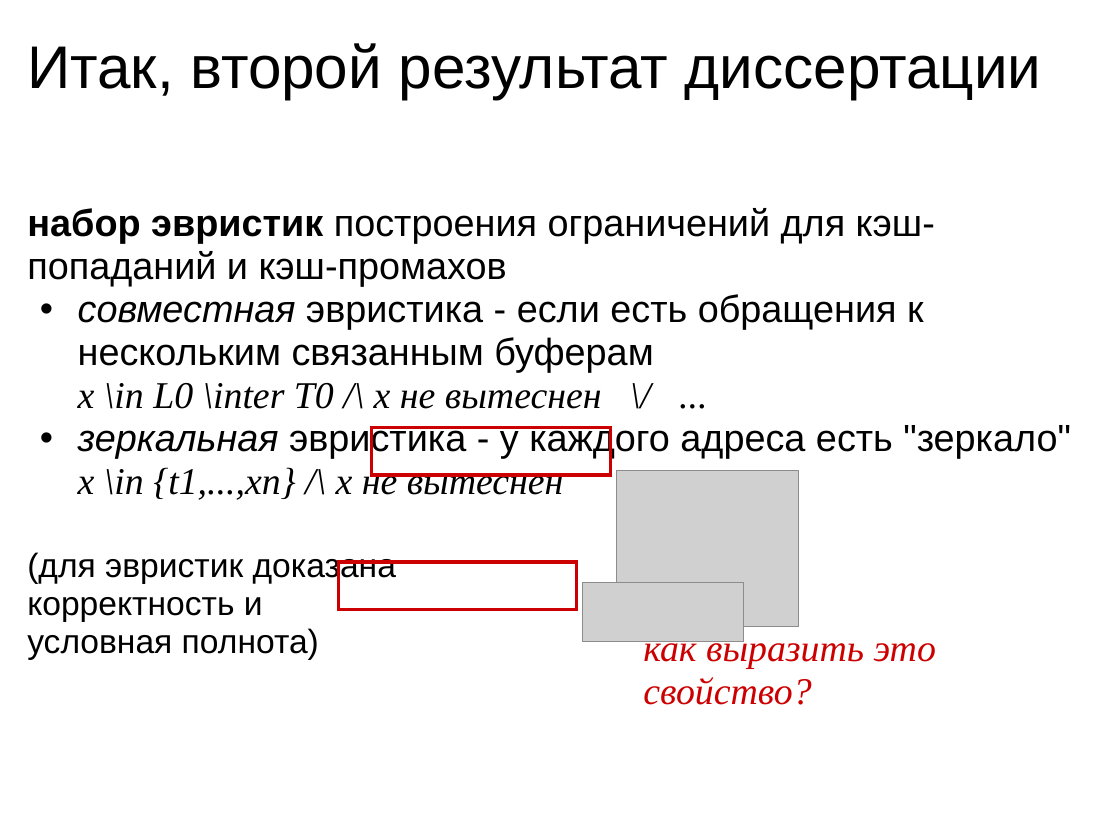
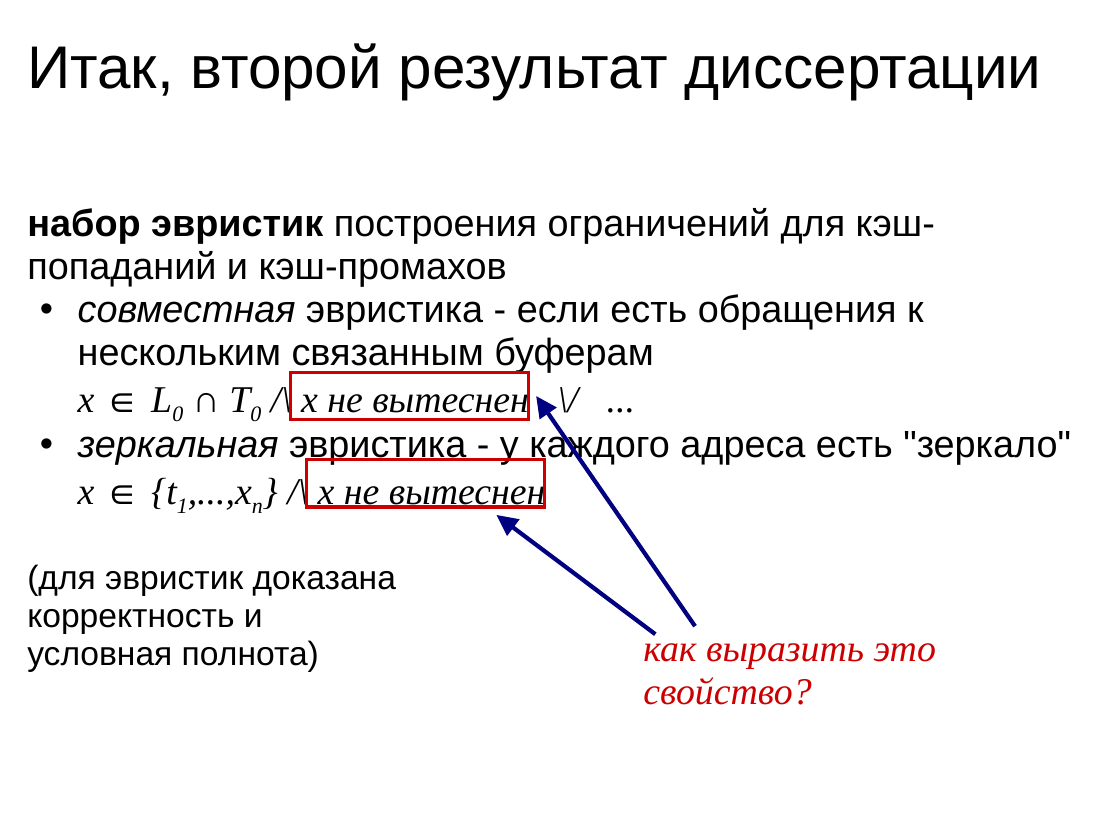
Before and after one commit to kornevgen/tesla-project, a slide deck: slide 19 of papers/THESIS/talks/ivan2010/ivan2010.ppt. Drawn at 1120x840 pixels with LibreOffice and Linux fonts; fonts in the diff are those of the drawing; grey boxes stand for pictures. Boxes give left, top, right and bottom in pixels: in the first picture for what was removed or moved away, otherwise in the second. Text is boxed around its words. In the diff, an @@ line names an element or a change of style, - is before the commit and + after.

```diff
--- a/papers/THESIS/talks/ivan2010/ivan2010.ppt
+++ b/papers/THESIS/talks/ivan2010/ivan2010.ppt
@@ text at <box>78,294,1071,509</box>: text changed @@
-  • совместная эвристика - если есть обращения к нескольким связанным буферам
-    x \in L0 \inter T0 /\ x не вытеснен \/ ...
-  • зеркальная эвристика - у каждого адреса есть "зеркало"
-    x \in {t1,...,xn} /\ x не вытеснен
+  • совместная эвристика - если есть обращения к нескольким связанным буферам
+    x ∈ L0 ∩ T0 /\ x не вытеснен \/ ...
+  • зеркальная эвристика - у каждого адреса есть "зеркало"
+    x ∈ {t1,...,xn} /\ x не вытеснен
@@ rectangle: place and size @@
-rectangle at <box>338,563,577,610</box>
+rectangle at <box>290,372,529,419</box>
@@ arrow added from (695, 626) to (536, 396), #000080 3 pt @@
@@ rectangle: place and size @@
-rectangle at <box>372,427,611,475</box>
+rectangle at <box>306,460,545,507</box>
@@ picture removed at <box>616,471,798,627</box> @@
@@ arrow added from (655, 634) to (497, 515), #000080 3 pt @@
@@ picture removed at <box>583,583,744,642</box> @@
```
Also in this commit, not shown: 15 other slides changed, 1 slide added, 3 slides removed.
